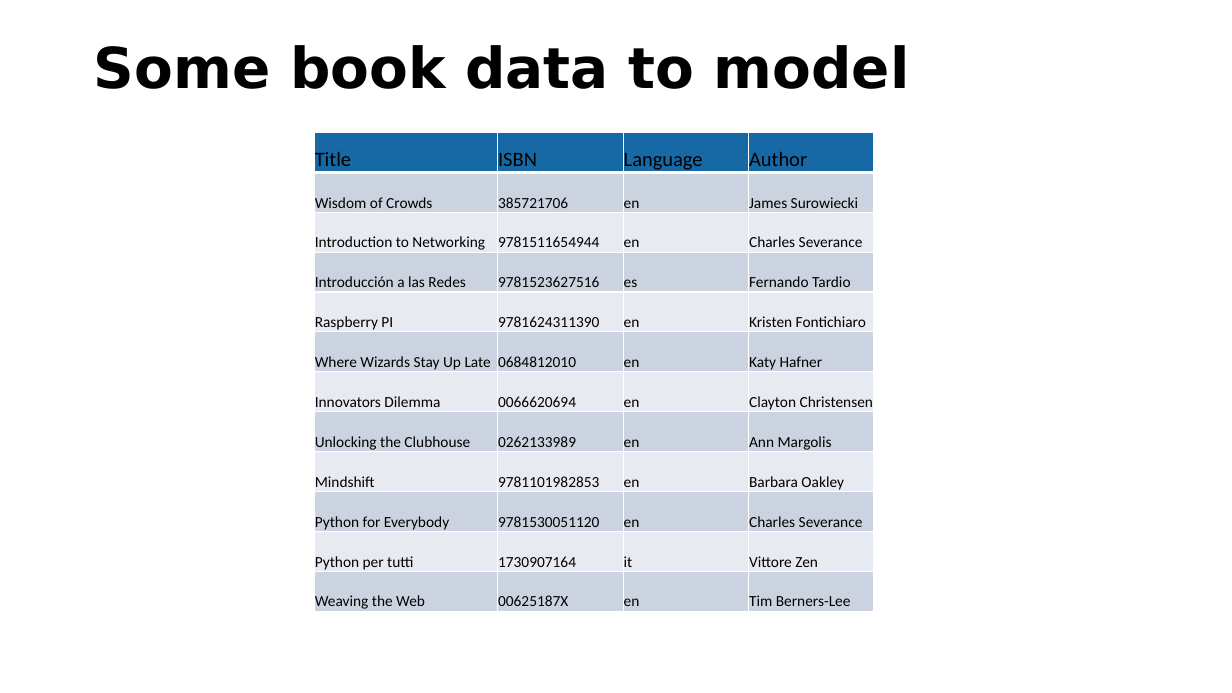
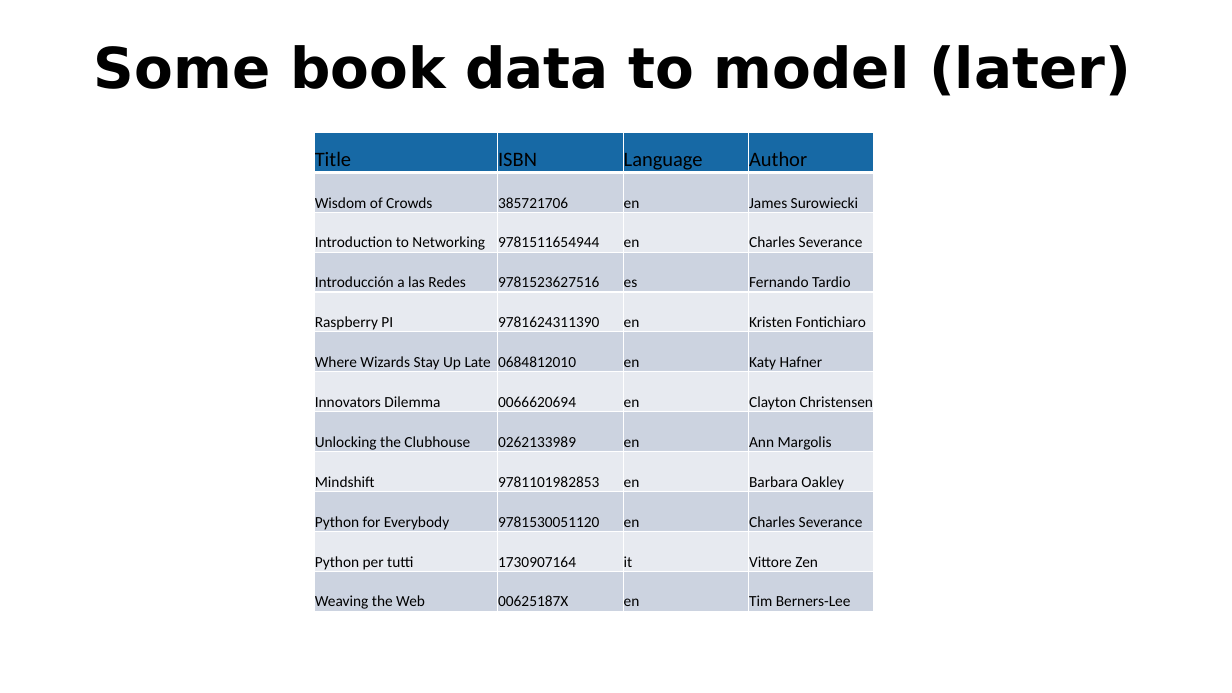
Before and after one commit to csev/pg4e, a slide deck: slide 19 of lectures/07-DenoKV.pptx. Drawn at 1232x693 pixels with LibreOffice and Linux fonts; fonts in the diff are those of the drawing. Boxes give left, top, right and bottom in pixels: in the first picture for what was removed or moved away, otherwise in the second. Text is boxed around its words. In the diff, an @@ line names an element or a change of style, - is before the commit and + after.

```diff
--- a/lectures/07-DenoKV.pptx
+++ b/lectures/07-DenoKV.pptx
@@ title at bbox=[94, 45, 1131, 96]: text changed @@
-Some book data to model
+Some book data to model (later)
```
Also in this commit, not shown: 9 other slides changed, 4 slides added, 5 slides removed, 1 other file.
